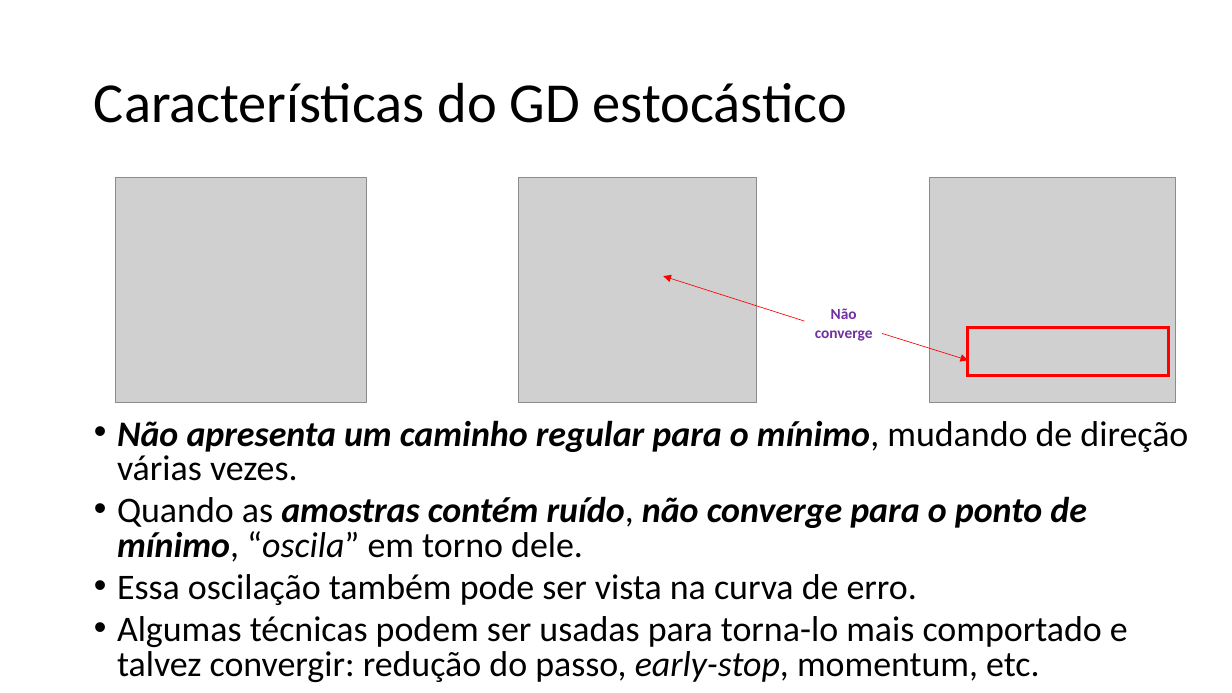
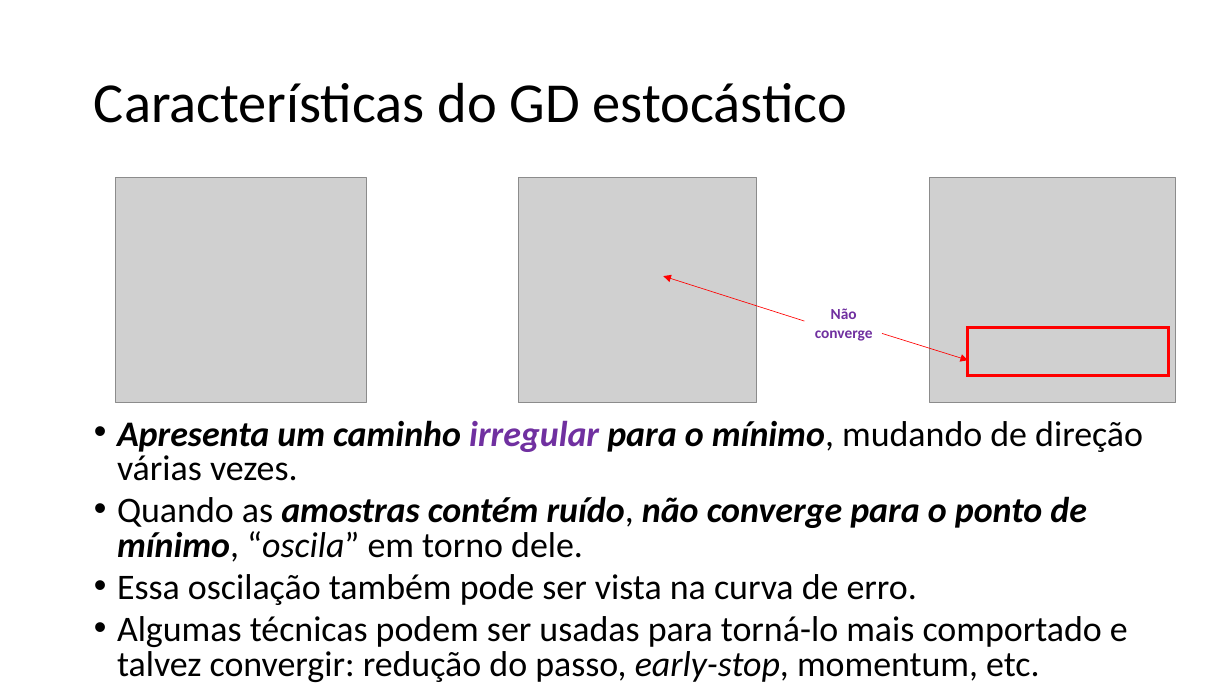
Before and after one commit to zz4fap/t319_aprendizado_de_maquina, a slide deck: slide 29 of slides/T319_Regressão_Linear (Parte II).pptx. Drawn at 1232x693 pixels with LibreOffice and Linux fonts; fonts in the diff are those of the drawing; grey boxes stand for pictures. Boxes give left, top, right and bottom in pixels: in the first picture for what was removed or moved away, otherwise in the second. Text is boxed around its words. In the diff, an @@ line names an element or a change of style, - is before the commit and + after.

Commit message:
update of slides

```diff
--- a/slides/T319_Regressão_Linear (Parte II).pptx
+++ b/slides/T319_Regressão_Linear (Parte II).pptx
@@ text at (x1=117, y1=420, x2=1143, y2=481): text changed @@
-• Não apresenta um caminho regular para o mínimo, mudando de direção várias vezes.
+• Apresenta um caminho irregular para o mínimo, mudando de direção várias vezes.
@@ text at (x1=117, y1=616, x2=1128, y2=682): text changed @@
-• Algumas técnicas podem ser usadas para torna-lo mais comportado e talvez convergir: redução do passo, early-stop, momentum, etc.
+• Algumas técnicas podem ser usadas para torná-lo mais comportado e talvez convergir: redução do passo, early-stop, momentum, etc.
```
Also in this commit, not shown: 4 other slides changed, 1 other file.
